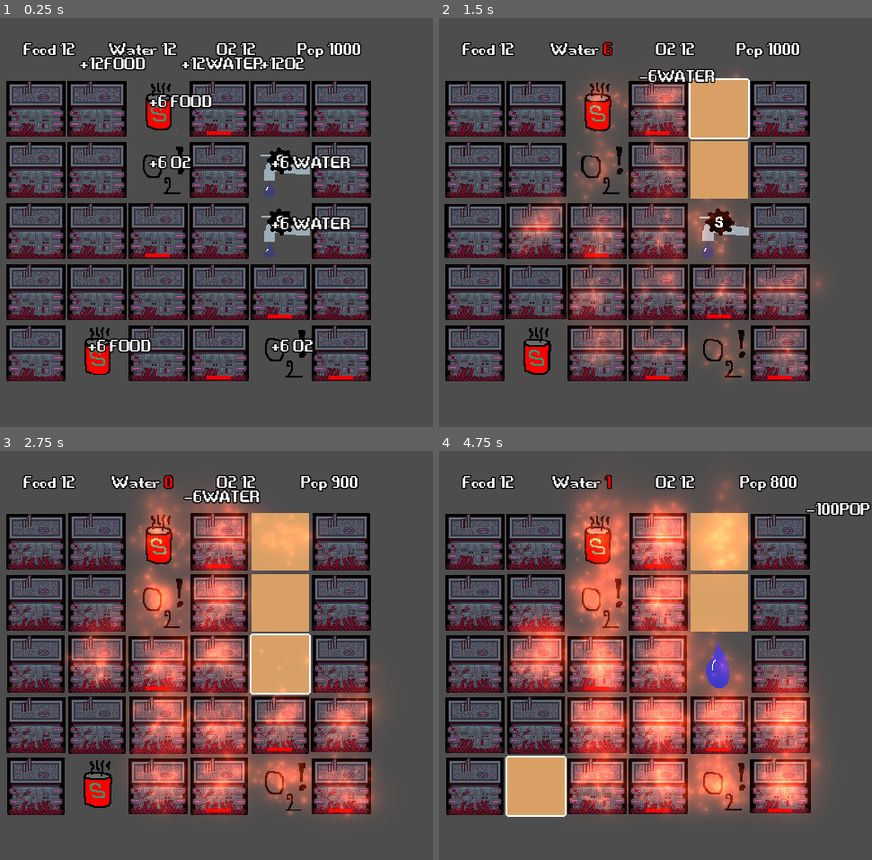
Above: before the commit, frames 1-4 (two rows, left to right).
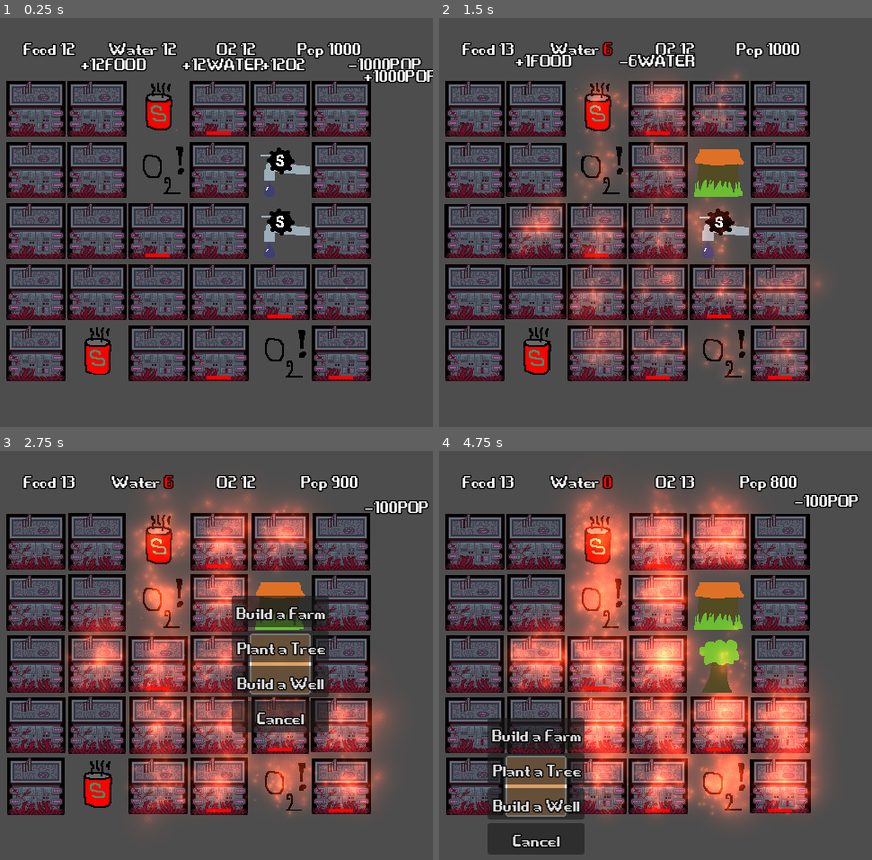
Above: after the commit, the same moments.

Repository: angeldustjdr/godot-wild-jam-2023
Game: Godot game, scene res://Main.tscn
Same seed, same stepped clock (60 frames per second), same inputs: the game is played once before the commit and once after it.
Inputs (mouse positions are in pixels of both pictures, inside the frame that each line leads up to):
- Up to frame 1 (0.25 s): no input
- Up to frame 2 (1.5 s): tap Enter (ui_accept) at 0.5, 0.77 s; move the mouse to (720, 169) at 0.52 s; click (720, 169) at 0.67 s; click (720, 116) at 1.25 s, where only the run after the commit has a clickable "Build a Farm"
- Up to frame 3 (2.75 s): move the mouse to (281, 663) at 2.02 s; click (281, 663) at 2.17 s; tap Enter (ui_accept) at 2.27 s
- Up to frame 4 (4.75 s): click (720, 647) at 2.75 s, where only the run after the commit has a clickable "Plant a Tree"; click (720, 663) at 3.5 s, where only the run before the commit has a clickable "Build a Well"; move the mouse to (534, 786) at 4.27 s; click (534, 786) at 4.42 s

The runs differ from the first frame. In frame 1, 3.9% of the frame differs, in the area x 18-100%, y 9-82%; in frame 2, 5.2%; in frame 3, 21%; in frame 4, 28%, in the area x 11-100%, y 5-99%.

Commit message:
de-breakage de git

Diff:
--- a/scene/Farm.tscn
+++ b/scene/Farm.tscn
@@ -1,19 +1,30 @@
-[gd_scene load_steps=4 format=3 uid="uid://dbti86078p3o"]
+[gd_scene load_steps=6 format=3 uid="uid://dbti86078p3o"]
 
 [ext_resource type="PackedScene" uid="uid://8001k27dcfjx" path="res://scene/GenericBuilding.tscn" id="1_4fp6f"]
 [ext_resource type="Script" path="res://script/Farm.gd" id="2_m277t"]
 [ext_resource type="Texture2D" uid="uid://sof7miy6o6wl" path="res://asset/sheet/farm-sheet.png" id="3_khlq3"]
+[ext_resource type="Shader" path="res://shader/Outline.gdshader" id="3_kr3jd"]
+
+[sub_resource type="ShaderMaterial" id="ShaderMaterial_2yi5r"]
+resource_local_to_scene = true
+shader = ExtResource("3_kr3jd")
+shader_parameter/color = Color(1, 1, 1, 1)
+shader_parameter/width = 0.0
+shader_parameter/pattern = 0
+shader_parameter/inside = false
+shader_parameter/add_margins = true
 
 [node name="Farm" instance=ExtResource("1_4fp6f")]
 script = ExtResource("2_m277t")
 description = "A little Farm"
+playIdle = false
 base_stat = {
 "FOOD": 1,
 "O2": 0,
 "POP": 0,
 "WATER": 0
 }
-playIdle = false
 
 [node name="Sprite" parent="." index="0"]
+material = SubResource("ShaderMaterial_2yi5r")
 texture = ExtResource("3_khlq3")
--- a/scene/GenericBuilding.tscn
+++ b/scene/GenericBuilding.tscn
@@ -80,7 +80,8 @@
 
 [node name="GenericBuilding" type="Area2D"]
 script = ExtResource("1_v8jsb")
-description = "A techno-organic building. Nobody knows what is its purpose."
+description = "A techno-organic building.
+Nobody knows what is its purpose."
 playIdle = true
 
 [node name="Sprite" type="Sprite2D" parent="."]
--- a/scene/Top_UI.tscn
+++ b/scene/Top_UI.tscn
@@ -32,8 +32,7 @@
 
 [node name="Food_quantity" type="Label" parent="Grid/Hbox"]
 layout_mode = 2
-text = "0
-"
+text = "0"
 script = ExtResource("1_auiuf")
 ressourceType = "FOOD"
 
--- a/script/Farm.gd
+++ b/script/Farm.gd
@@ -2,3 +2,11 @@
 
 func _on_input_event(_viewport, _event, _shape_idx):
 	pass
+
+func applyCellEffect(myEffect):
+	if cellEffect=="Nothing":
+		cellEffect=myEffect
+		match cellEffect:
+			"Heat" :
+				modifier["FOOD"] -= 5
+				getTotalStat()
--- a/script/GenericBuilding.gd
+++ b/script/GenericBuilding.gd
@@ -13,9 +13,15 @@
 				"WATER" : 0,
 				"FOOD" : 0,
 				"O2" : 0}
+var totalStat = {"POP" : 0,
+				"WATER" : 0,
+				"FOOD" : 0,
+				"O2" : 0}
+@export var negativeStat = false
 
 var i
 var j
+var cellEffect = "Nothing"
 @onready var juicyLabel = load("res://scene/JuicyLabel.tscn")
 
 func _ready():
@@ -24,8 +30,6 @@
 		$AnimationPlayerBuilding.play("idle")
 	RadioDiffusion.connect("updateTopUINeeded",updateTooltip)
 	updateTooltip()
-	var totStat = getTotalStat()
-	if totStat != null: popLabel(totStat)
 
 
 func _on_input_event(_viewport, event, _shape_idx):
@@ -37,10 +41,6 @@
 func selfDestruct(type):
 	#print(i,j)
 	RadioDiffusion.gridUpdateCall(i,j,type)
-	await get_tree().create_timer(0.3).timeout #A remplacer par l'animation de destruction
-	GameState.actionnable_on()
-	GameState.increaseNbAction()
-	RadioDiffusion.cleanSelectedCall()
 	queue_free()
 
 func updateTooltip():
@@ -49,14 +49,15 @@
 	$Tooltip.tooltip_text = updatedDescription
 
 func getTotalStat():
-	var TotalStat = ""
+	var returnStat = ""
 	for n in GameState.ressourceName:
-		if base_stat[n]!=0 or modifier[n]!=0 :
-			var totalStat = base_stat[n]+modifier[n]
+		if negativeStat: totalStat[n] = base_stat[n]+modifier[n]
+		else : totalStat[n] = clamp(base_stat[n]+modifier[n],0,100)
+		if totalStat[n]!=0:
 			var plus = ""
-			if totalStat>0: plus="+"
-			TotalStat += "\n"+plus+str(totalStat)+" "+n
-	return TotalStat
+			if totalStat[n]>0: plus="+"
+			returnStat += "\n"+plus+str(totalStat[n])+" "+n
+	return returnStat
 
 func popLabel(text):
 	var l = juicyLabel.instantiate()
@@ -69,6 +70,9 @@
 		if n is CPUParticles2D:
 			n.queue_free()
 
+func applyCellEffect(_myEffect):
+	pass
+
 func _on_tooltip_mouse_entered():
 	$Sprite.material.set_shader_parameter("width",2.)
 
--- a/script/Grid.gd
+++ b/script/Grid.gd
@@ -24,19 +24,21 @@
 
 func _ready():
 	RadioDiffusion.connect("gridUpdateNeeded",gridUpdate)
+	RadioDiffusion.connect("recalculateEffectNeeded",recalculateEffect)
+	RadioDiffusion.connect("calculateRessourcesNeeded",calculateRessources)
 	fillInitialGrid()
-
-func _process(_delta):
-	calculateRessources(GameState.checkPop)
+	calculateRessources()
 
 func fillInitialGrid() -> void:
 	#fill grids with nothing
+	var myGrid = Array()
 	for i in Xmax:
 		var col = Array()
 		for j in Ymax:
 			col.append(null)
-		grid.append(col)
-		sourceEffectGrid.append(col)
+		myGrid.append(col)
+	grid = myGrid.duplicate(true)
+	sourceEffectGrid = myGrid.duplicate(true)
 
 	#fill with required buildings
 	var alreadyFilled = []
@@ -65,6 +67,7 @@
 				grid[i][j] = newBuilding
 				sourceEffectGrid[i][j] = newBuilding.effect
 	recalculateEffect()
+	print(grid)
 
 
 func gridUpdate(x,y,type): #pops a building of type at [x,y]
@@ -72,6 +75,11 @@
 	grid[x][y] = newBuilding
 	sourceEffectGrid[x][y] = newBuilding.effect
 	recalculateEffect()
+	calculateRessources()
+	GameState.actionnable_on()
+	GameState.increaseNbAction()
+	RadioDiffusion.cleanSelectedCall()
+
 
 func popBuilding(type,x,y):
 	var b = building[type].instantiate()
@@ -81,13 +89,14 @@
 	add_child(b)
 	return b
 
-func calculateRessources(check):
+func calculateRessources():
 	var recalculatedRessource = {"WATER" : 0,"FOOD" : 0,"O2" : 0}
 	for build in get_children():
 		for n in recalculatedRessource.keys():
-			recalculatedRessource[n] += build.base_stat[n] + build.modifier[n]
+			build.getTotalStat()
+			recalculatedRessource[n] += build.totalStat[n]
 	GameState.fillRessource(recalculatedRessource)
-	if check: GameState.calculatePop()
+	if GameState.checkPop: GameState.calculatePop()
 	RadioDiffusion.updateTopUICall()
 
 func recalculateEffect():
@@ -110,6 +119,7 @@
 				var heatParticle = load("res://scene/HeatParticules.tscn")
 				var h = heatParticle.instantiate()
 				n.add_child(h)
+				n.applyCellEffect("Heat")
 			"Nothing":
 				n.cleanParticules()
 
--- a/script/Main.gd
+++ b/script/Main.gd
@@ -6,7 +6,8 @@
 	RadioDiffusion.connect("cleanSelectionNeeded",cleanSelected)
 	RadioDiffusion.connect("createBuildMenuNeeded",createBuildMenu)
 
-	GameState.ressourceInit(1000,0,0,0)
+	GameState.ressourceInit(1000,12,12,12)
+	RadioDiffusion.updateTopUICall()
 
 func createBuildMenu(obj):
 	selected = obj
--- a/script/RadioDiffusion.gd
+++ b/script/RadioDiffusion.gd
@@ -17,3 +17,11 @@
 signal updateTopUINeeded()
 func updateTopUICall():
 	updateTopUINeeded.emit()
+
+signal recalculateEffectNeeded
+func recalculateEffectCall():
+	recalculateEffectNeeded.emit()
+
+signal calculateRessourcesNeeded
+func calculateRessourcesCall():
+	calculateRessourcesNeeded.emit()
--- a/script/updateUI.gd
+++ b/script/updateUI.gd
@@ -5,14 +5,7 @@
 
 func _ready():
 	RadioDiffusion.connect("updateTopUINeeded",updateTopUI)
-
-func _process(_delta):
-	var myRessource = GameState.ressource[ressourceType]
-	if ressourceType!="POP":
-		if myRessource <= GameState.limit[ressourceType] :
-			self.set("theme_override_colors/font_color", Color(1,0,0))
-		else :
-			self.set("theme_override_colors/font_color", Color(1,1,1))
+	updateTopUI()
 
 func updateTopUI():
 	var myRessource = GameState.ressource[ressourceType]
@@ -24,3 +17,12 @@
 		else : j.text = str(modified)+ressourceType
 		j.playAnimation("DOWN")
 		add_child(j)
+	checkcolor()
+
+func checkcolor():
+	var myRessource = GameState.ressource[ressourceType]
+	if ressourceType!="POP":
+		if myRessource <= GameState.limit[ressourceType] :
+			self.set("theme_override_colors/font_color", Color(1,0,0))
+		else :
+			self.set("theme_override_colors/font_color", Color(1,1,1))
Not shown, added: asset/sprite/poumons-1.png.import
Not shown, added: asset/sprite/poumons-2.png.import
Not shown, added: asset/sprite/unknown-building-1.png.import
